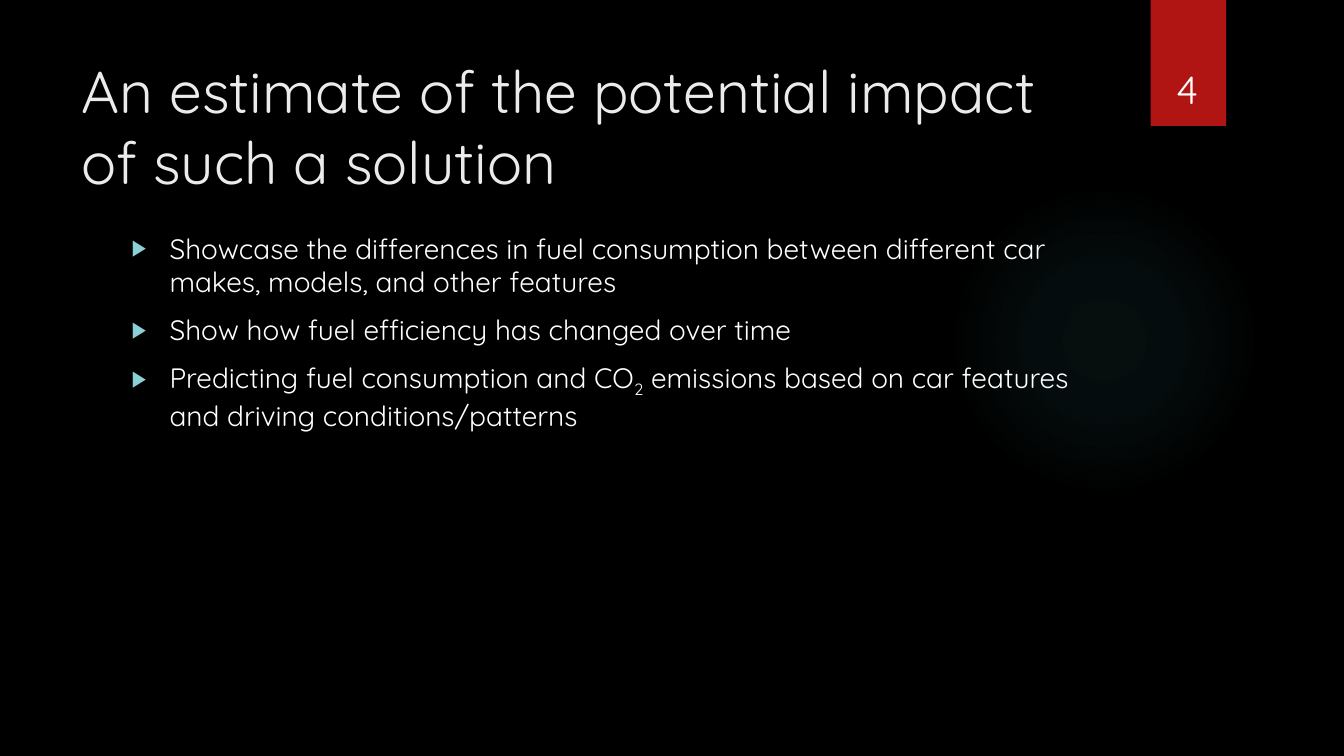
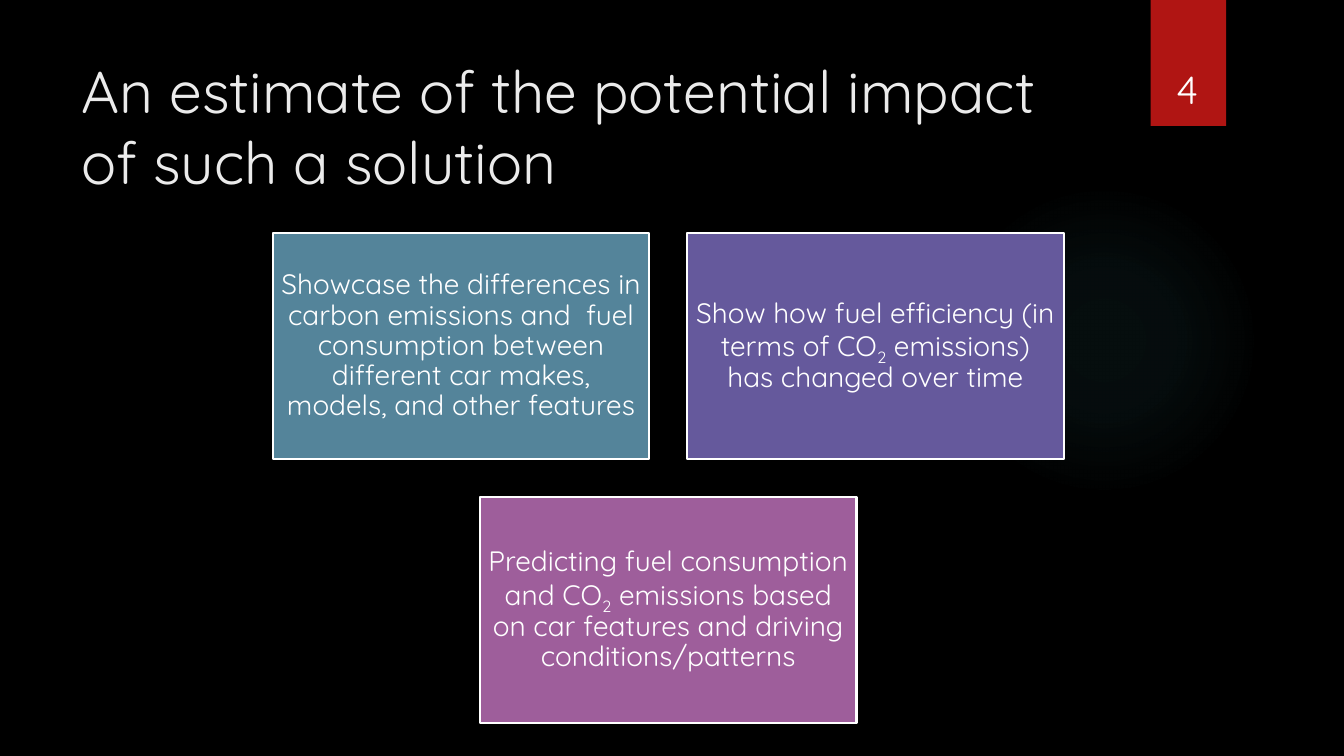
Before and after one commit to zaidjawadi/Capstone-Project, a slide deck: slide 4 of Sprint 1 Presentation.pptx. Drawn at 1344x756 pixels with LibreOffice and Linux fonts; fonts in the diff are those of the drawing; background and template pictures are left out. Boxes give left, top, right and bottom in pixels: in the first picture for what was removed or moved away, otherwise in the second. Text is boxed around its words. In the diff, an @@ line names an element or a change of style, - is before the commit and + after.

```diff
--- a/Sprint 1 Presentation.pptx
+++ b/Sprint 1 Presentation.pptx
@@ text removed at [170, 238, 1069, 432] @@
-▶ Showcase the differences in fuel consumption between different car makes, models, and other features
-▶ Show how fuel efficiency has changed over time
-▶ Predicting fuel consumption and CO2 emissions based on car features and driving conditions/patterns
@@ group added at [273, 234, 1065, 723]: 3 rectangles, 3 texts @@
+Showcase the differences in carbon emissions and fuel consumption between different car makes, models, and other features
+Show how fuel efficiency (in terms of CO2 emissions) has changed over time
+Predicting fuel consumption and CO2 emissions based on car features and driving conditions/patterns
```
Also in this commit, not shown: 5 other slides changed, 3 slides added, 6 other files.
